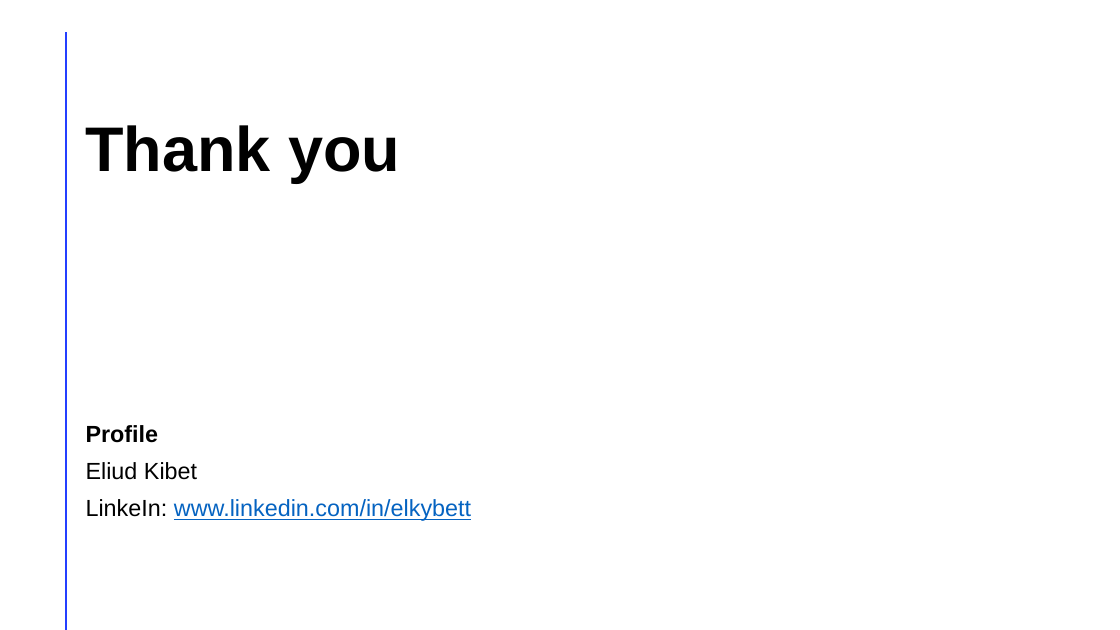
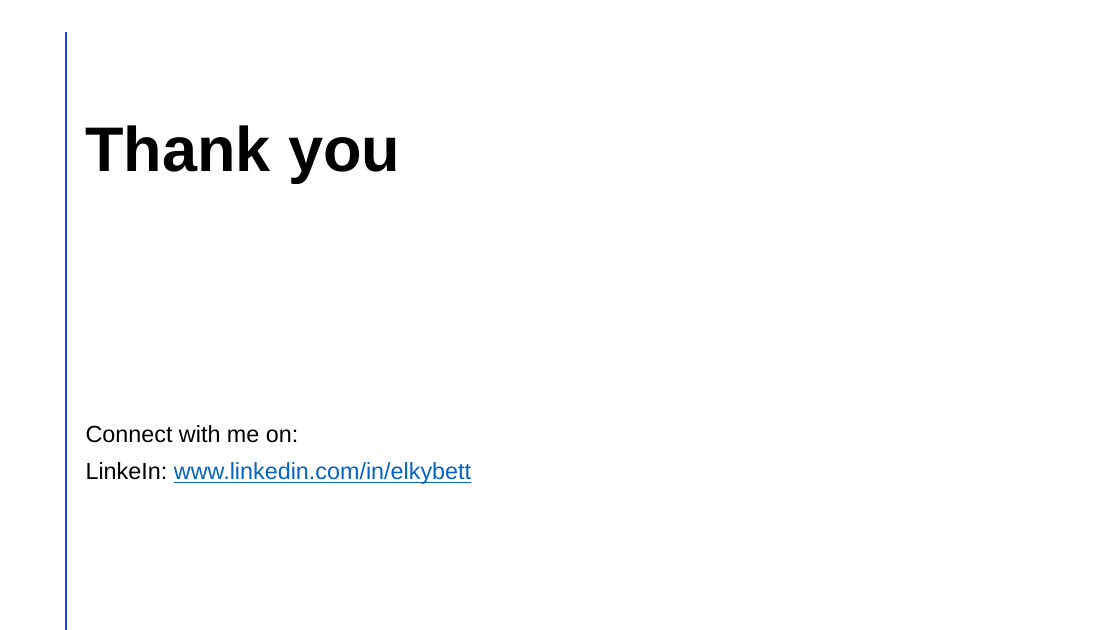
Before and after one commit to Elky-bett/Phase-1-Project--Analysis-of-Aviation-data, a slide deck: slide 13 of Presentation_Aviation.pptx. Drawn at 1120x630 pixels with LibreOffice and Linux fonts; fonts in the diff are those of the drawing. Boxes give left, top, right and bottom in pixels: in the first picture for what was removed or moved away, otherwise in the second. Text is boxed around its words. In the diff, an @@ line names an element or a change of style, - is before the commit and + after.

```diff
--- a/Presentation_Aviation.pptx
+++ b/Presentation_Aviation.pptx
@@ text at bbox=[86, 425, 298, 443]: text changed @@
-Profile
-Eliud Kibet
+Connect with me on:
```
Also in this commit, not shown: 8 other slides changed, 1 other file.
